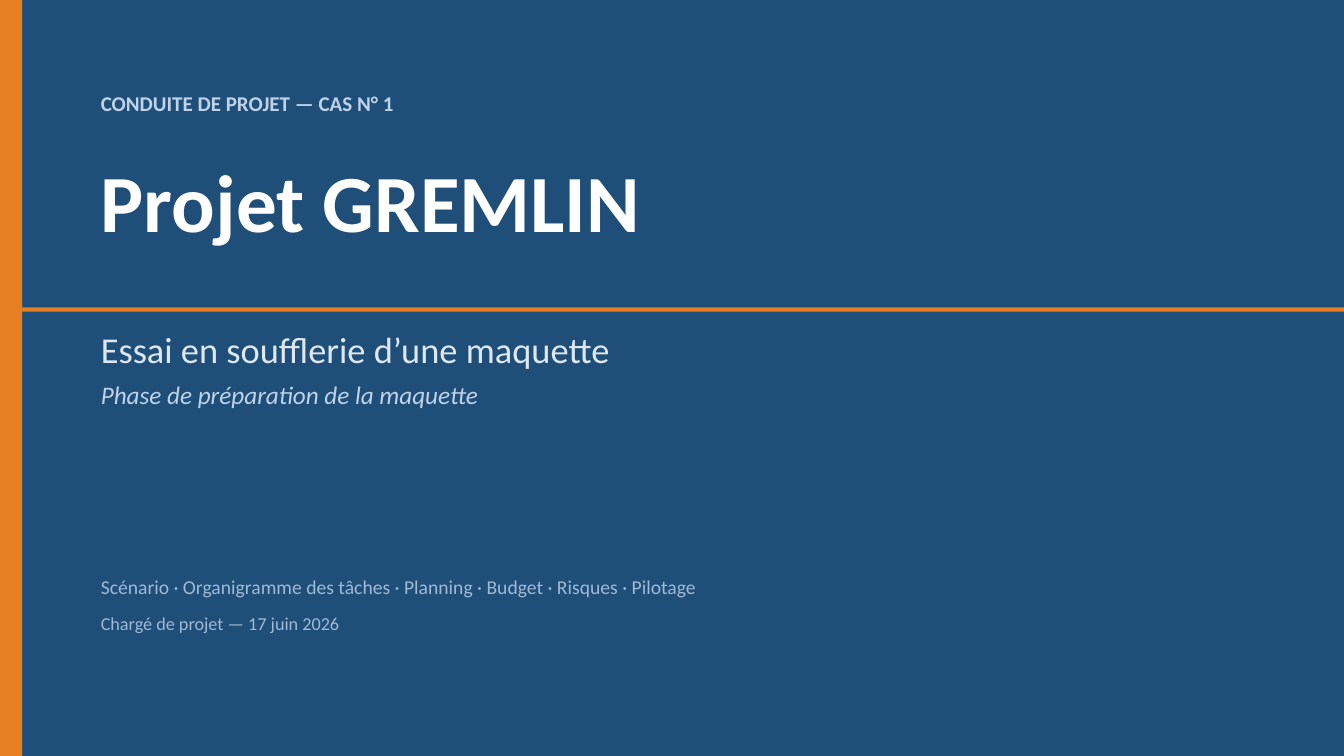
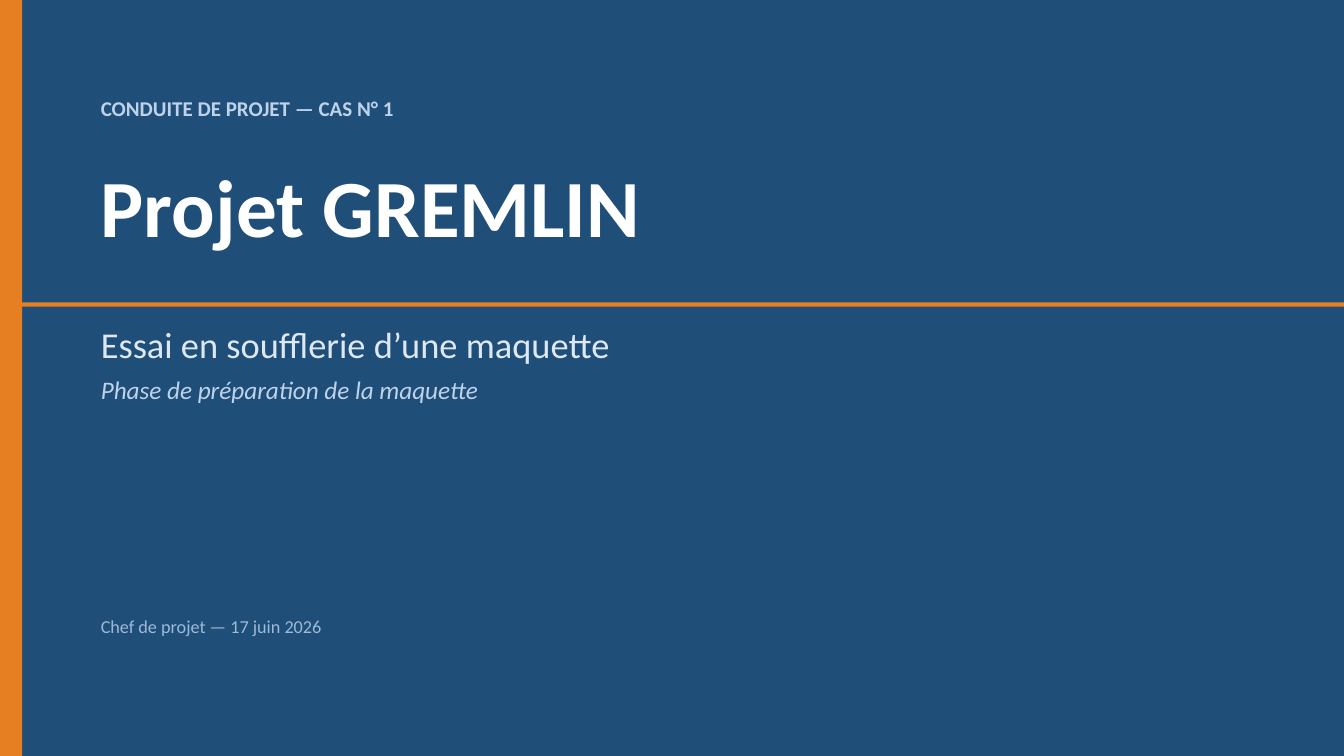
Before and after one commit to guigzT42/licence, a slide deck: slide 1 of Projet_GREMLIN_Presentation.pptx. Drawn at 1344x756 pixels with LibreOffice and Linux fonts; fonts in the diff are those of the drawing. Boxes give left, top, right and bottom in pixels: in the first picture for what was removed or moved away, otherwise in the second. Text is boxed around its words. In the diff, an @@ line names an element or a change of style, - is before the commit and + after.

```diff
--- a/Projet_GREMLIN_Presentation.pptx
+++ b/Projet_GREMLIN_Presentation.pptx
@@ text "CONDUITE DE PROJET — CAS ...": place and size @@
-text "CONDUITE DE PROJET — CAS ..." at bbox=[101, 96, 394, 111]
+text "CONDUITE DE PROJET — CAS ..." at bbox=[101, 101, 394, 116]
@@ text "Projet GREMLIN": place and size @@
-text "Projet GREMLIN" at bbox=[101, 175, 640, 246]
+text "Projet GREMLIN" at bbox=[101, 180, 640, 251]
@@ rectangle: place and size @@
-rectangle at bbox=[0, 308, 1344, 312]
+rectangle at bbox=[0, 302, 1344, 307]
@@ text "Essai en soufflerie d’une maquette": place and size @@
-text "Essai en soufflerie d’une maquette" at bbox=[101, 337, 610, 408]
+text "Essai en soufflerie d’une maquette" at bbox=[101, 332, 610, 403]
@@ text at bbox=[101, 620, 322, 636]: text changed; size 14 to 13 pt @@
-Scénario · Organigramme des tâches · Planning · Budget · Risques · Pilotage
-Chargé de projet — 17 juin 2026
+Chef de projet — 17 juin 2026
```
Also in this commit, not shown: 11 other slides changed, 1 slide added, 1 other file.
